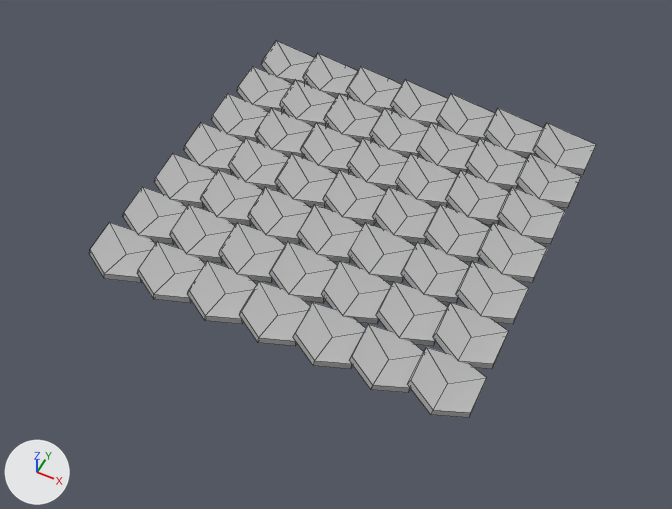
Two versions of the FBX model AutomatedFarm/Assets/3D/Models/Products/Sugar Corn.fbx, one commit apart.
Camera for both pictures: a 50 mm camera at (0.17, -0.367, 0.41) aimed at (0.0, -0.026, -0.017). The axes (+X, +Y, +Z) are drawn at lower left. The lights are the same throughout. Mesh edges are drawn as thin lines. Where no turn or scale is listed for an object, it has been applied to the vertices.

The first picture shows 'Sugar_Corn'.
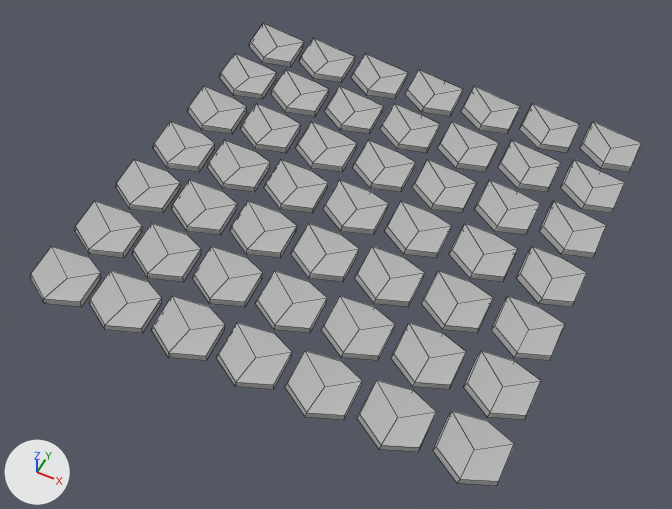
Boxes (x1, y1, x2, y2) around the edits, measured in the pictures (672 x 509 px; the box of a moved part takes in the faces that stretch with it):
'Sugar_Corn', reshaped (20% wider, 23% taller)
    before: (89, 41, 596, 418)
    after: (30, 23, 641, 486)
part 1 of me_mesh, moved or reshaped
    before: (261, 41, 314, 84)
    after: (249, 23, 304, 67)
part 2 of me_mesh, moved or reshaped
    before: (303, 54, 357, 98)
    after: (299, 38, 355, 83)
part 3 of me_mesh, moved or reshaped
    before: (346, 66, 402, 113)
    after: (351, 54, 408, 100)
part 4 of me_mesh, moved or reshaped
    before: (390, 80, 448, 127)
    after: (405, 70, 463, 117)
part 5 of me_mesh, moved or reshaped
    before: (437, 94, 495, 142)
    after: (461, 86, 520, 135)
part 6 of me_mesh, moved or reshaped
    before: (484, 108, 543, 158)
    after: (519, 103, 580, 153)
part 7 of me_mesh, moved or reshaped
    before: (533, 123, 596, 175)
    after: (580, 122, 641, 172)
part 8 of me_mesh, moved or reshaped
    before: (237, 66, 292, 112)
    after: (219, 54, 277, 100)
part 9 of me_mesh, moved or reshaped
    before: (280, 80, 336, 127)
    after: (271, 70, 329, 117)
part 10 of me_mesh, moved or reshaped
    before: (324, 94, 381, 142)
    after: (324, 86, 383, 135)
part 11 of me_mesh, moved or reshaped
    before: (369, 108, 428, 158)
    after: (380, 103, 440, 153)
part 12 of me_mesh, moved or reshaped
    before: (417, 123, 477, 174)
    after: (438, 122, 499, 172)
part 13 of me_mesh, moved or reshaped
    before: (465, 138, 527, 190)
    after: (498, 140, 561, 193)
part 14 of me_mesh, moved or reshaped
    before: (516, 154, 581, 208)
    after: (561, 160, 625, 213)
part 15 of me_mesh, moved or reshaped
    before: (211, 94, 268, 142)
    after: (188, 86, 247, 135)
part 16 of me_mesh, moved or reshaped
    before: (255, 108, 313, 158)
    after: (240, 103, 301, 153)
part 17 of me_mesh, moved or reshaped
    before: (300, 123, 359, 173)
    after: (295, 121, 357, 172)
part 18 of me_mesh, moved or reshaped
    before: (347, 138, 408, 190)
    after: (353, 140, 416, 192)
part 19 of me_mesh, moved or reshaped
    before: (395, 154, 458, 207)
    after: (412, 159, 476, 213)
part 20 of me_mesh, moved or reshaped
    before: (445, 170, 509, 225)
    after: (475, 180, 540, 235)
part 21 of me_mesh, moved or reshaped
    before: (497, 187, 565, 244)
    after: (540, 201, 607, 258)
part 22 of me_mesh, moved or reshaped
    before: (184, 123, 242, 174)
    after: (153, 121, 215, 172)
part 23 of me_mesh, moved or reshaped
    before: (229, 138, 289, 191)
    after: (207, 140, 270, 192)
part 24 of me_mesh, moved or reshaped
    before: (275, 154, 337, 208)
    after: (264, 160, 328, 213)

The change, as a diff of the scene's bpy script:
```diff
--- a/AutomatedFarm/Assets/3D/Models/Products/Sugar Corn.fbx.py
+++ b/AutomatedFarm/Assets/3D/Models/Products/Sugar Corn.fbx.py
@@ me_mesh @@
-me_mesh.from_pydata(...)  # 686 vertices, 588 faces; spans x -0.117..0.118, y -0.12..0.121, z 0.0..0.017
+me_mesh.from_pydata(...)  # 686 vertices, 588 faces; spans x -0.142..0.143, y -0.145..0.146, z -0.008..0.008
+# me_mesh part 1: the loose piece of 14 vertices spanning x -0.117..-0.082, y 0.08..0.121, z 0.0..0.017 is moved by (-0.025, 0.025, -0.008)
+# me_mesh part 2: the loose piece of 14 vertices spanning x -0.084..-0.049, y 0.08..0.121, z 0.0..0.017 is moved by (-0.017, 0.025, -0.008)
+# me_mesh part 3: the loose piece of 14 vertices spanning x -0.051..-0.015, y 0.08..0.121, z 0.0..0.017 is moved by (-0.008, 0.025, -0.008)
+# me_mesh part 4: the loose piece of 14 vertices spanning x -0.017..0.018, y 0.08..0.121, z 0.0..0.017 is moved by (0.0, 0.025, -0.008)
+# me_mesh part 5: the loose piece of 14 vertices spanning x 0.016..0.051, y 0.08..0.121, z 0.0..0.017 is moved by (0.008, 0.025, -0.008)
+# me_mesh part 6: the loose piece of 14 vertices spanning x 0.049..0.085, y 0.08..0.121, z 0.0..0.017 is moved by (0.017, 0.025, -0.008)
+# me_mesh part 7: the loose piece of 14 vertices spanning x 0.083..0.118, y 0.08..0.121, z 0.0..0.017 is moved by (0.025, 0.025, -0.008)
+# me_mesh part 8: the loose piece of 14 vertices spanning x -0.117..-0.082, y 0.047..0.087, z 0.0..0.017 is moved by (-0.025, 0.017, -0.008)
+# me_mesh part 9: the loose piece of 14 vertices spanning x -0.084..-0.049, y 0.047..0.087, z 0.0..0.017 is moved by (-0.017, 0.017, -0.008)
+# me_mesh part 10: the loose piece of 14 vertices spanning x -0.051..-0.015, y 0.047..0.087, z 0.0..0.017 is moved by (-0.008, 0.017, -0.008)
+# me_mesh part 11: the loose piece of 14 vertices spanning x -0.017..0.018, y 0.047..0.087, z 0.0..0.017 is moved by (0.0, 0.017, -0.008)
+# me_mesh part 12: the loose piece of 14 vertices spanning x 0.016..0.051, y 0.047..0.087, z 0.0..0.017 is moved by (0.008, 0.017, -0.008)
+# me_mesh part 13: the loose piece of 14 vertices spanning x 0.049..0.085, y 0.047..0.087, z 0.0..0.017 is moved by (0.017, 0.017, -0.008)
+# me_mesh part 14: the loose piece of 14 vertices spanning x 0.083..0.118, y 0.047..0.087, z 0.0..0.017 is moved by (0.025, 0.017, -0.008)
+# me_mesh part 15: the loose piece of 14 vertices spanning x -0.117..-0.082, y 0.013..0.054, z 0.0..0.017 is moved by (-0.025, 0.008, -0.008)
+# me_mesh part 16: the loose piece of 14 vertices spanning x -0.084..-0.049, y 0.013..0.054, z 0.0..0.017 is moved by (-0.017, 0.008, -0.008)
+# me_mesh part 17: the loose piece of 14 vertices spanning x -0.051..-0.015, y 0.013..0.054, z 0.0..0.017 is moved by (-0.008, 0.008, -0.008)
+# me_mesh part 18: the loose piece of 14 vertices spanning x -0.017..0.018, y 0.013..0.054, z 0.0..0.017 is moved by (0.0, 0.008, -0.008)
+# me_mesh part 19: the loose piece of 14 vertices spanning x 0.016..0.051, y 0.013..0.054, z 0.0..0.017 is moved by (0.008, 0.008, -0.008)
+# me_mesh part 20: the loose piece of 14 vertices spanning x 0.049..0.085, y 0.013..0.054, z 0.0..0.017 is moved by (0.017, 0.008, -0.008)
+# me_mesh part 21: the loose piece of 14 vertices spanning x 0.083..0.118, y 0.013..0.054, z 0.0..0.017 is moved by (0.025, 0.008, -0.008)
+# me_mesh part 22: the loose piece of 14 vertices spanning x -0.117..-0.082, y -0.02..0.021, z 0.0..0.017 is moved by (-0.025, 0.0, -0.008)
+# me_mesh part 23: the loose piece of 14 vertices spanning x -0.084..-0.049, y -0.02..0.021, z 0.0..0.017 is moved by (-0.017, 0.0, -0.008)
+# me_mesh part 24: the loose piece of 14 vertices spanning x -0.051..-0.015, y -0.02..0.021, z 0.0..0.017 is moved by (-0.008, 0.0, -0.008)
+# me_mesh part 25: 350 of 686 vertices moved; they spanned x -0.117..0.118, y -0.12..0.021, z 0.0..0.017 and now span x -0.142..0.143, y -0.145..0.021, z -0.008..0.008; mean shift (0.002, -0.014, -0.008); largest move (-0.1, -0.1, 0.003) -> (-0.125, -0.125, -0.006)
 me_mesh.materials.append(mat_sugar_corn_material)
```
